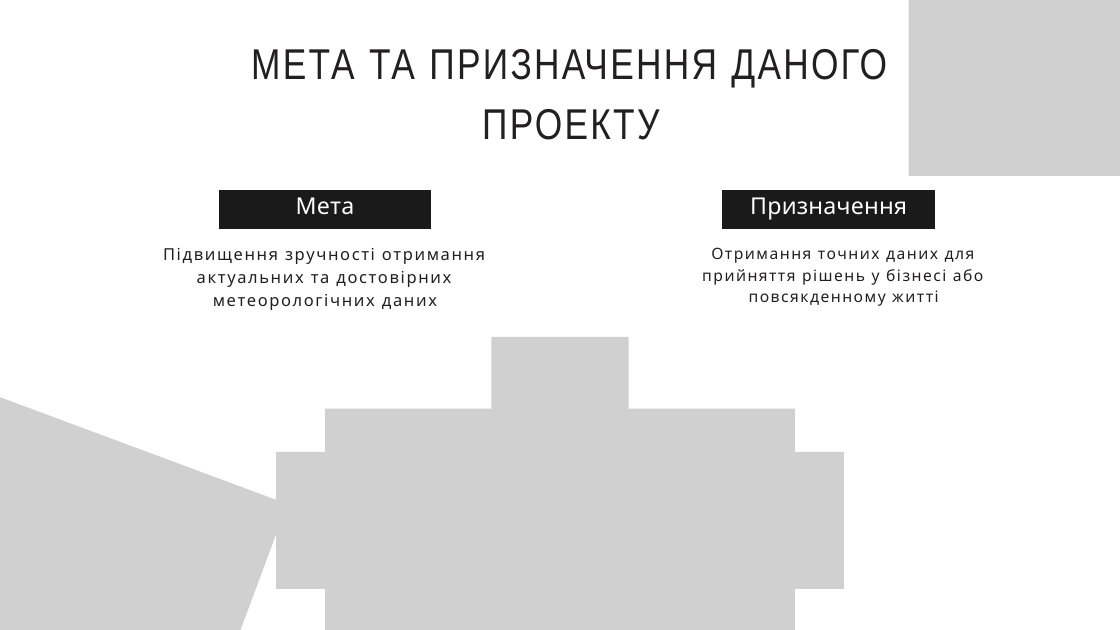
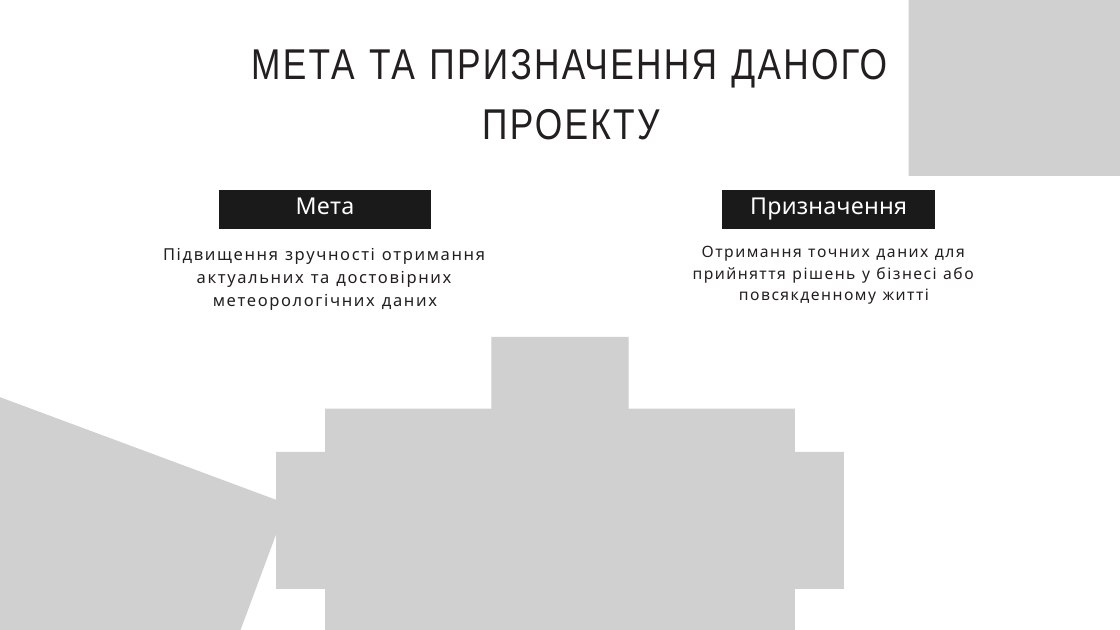
Before and after one commit to Vartan14/WeatherService, a slide deck: slide 2 of Weather Wizard Presentation.pptx. Drawn at 1120x630 pixels with LibreOffice and Linux fonts; fonts in the diff are those of the drawing; grey boxes stand for pictures; background and template pictures are left out. Boxes give left, top, right and bottom in pixels: in the first picture for what was removed or moved away, otherwise in the second. Text is boxed around its words. In the diff, an @@ line names an element or a change of style, - is before the commit and + after.

```diff
--- a/Weather Wizard Presentation.pptx
+++ b/Weather Wizard Presentation.pptx
@@ text "Отримання точних даних для прийняття ...": place and size @@
-text "Отримання точних даних для прийняття ..." at [702,247,984,306]
+text "Отримання точних даних для прийняття ..." at [693,245,974,304]
```
Also in this commit, not shown: 1 other slide changed, 14 other files.
